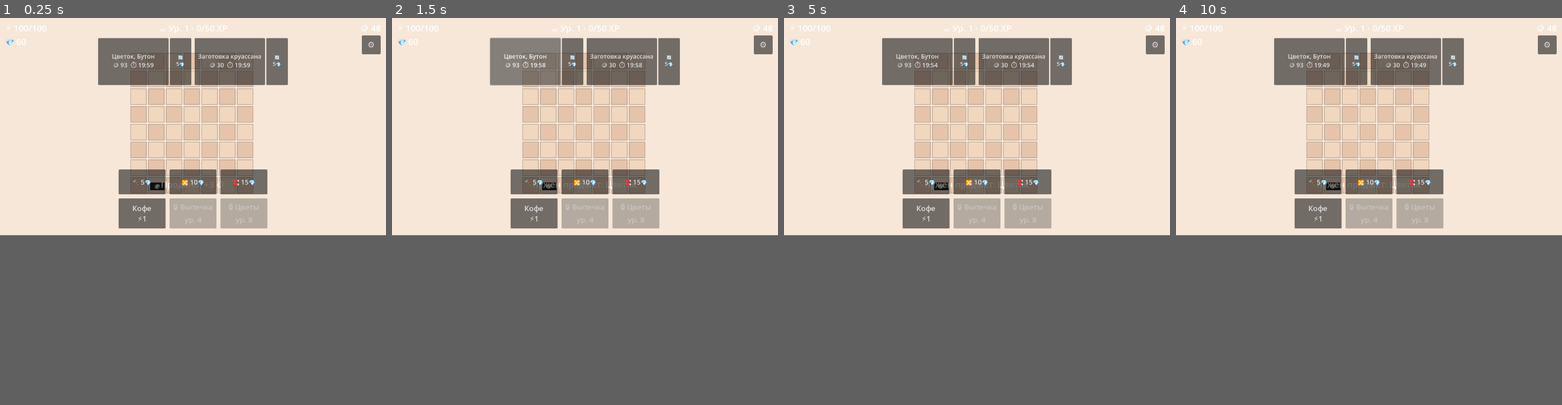
Above: before the commit, frames 1-4 (left to right).
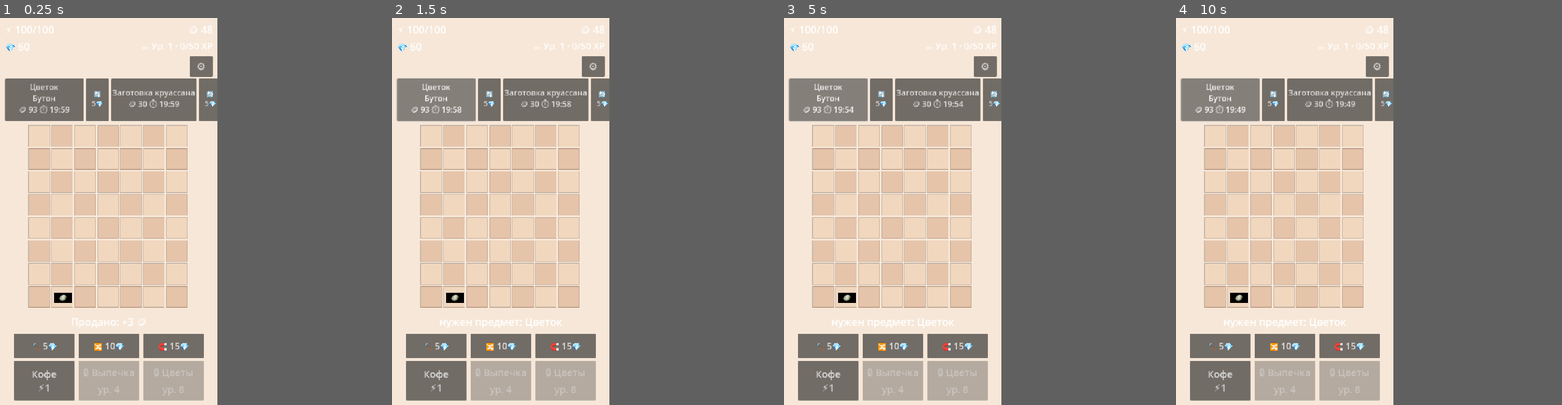
Above: after the commit, the same moments.

Repository: oshinono/my-best-godot-game
Game: Godot game, scene res://scenes/game.tscn
Same seed, same stepped clock (60 frames per second), same inputs: the game is played once before the commit and once after it.
Inputs (mouse positions are in pixels of both pictures, inside the frame that each line leads up to):
- Up to frame 1 (0.25 s): no input
- Up to frame 2 (1.5 s): click (527, 60) at 0.5 s, where only the run before the commit has a clickable "Цветок, Бутон 🪙 93 ⏱ 19:59"; click (527, 60) at 1.25 s, where only the run before the commit has a clickable "Цветок, Бутон 🪙 93 ⏱ 19:58"
- Up to frame 3 (5 s): click (919, 60) at 2 s, where only the run before the commit has a clickable "Цветок, Бутон 🪙 93 ⏱ 19:57"; click (861, 64) at 2.75 s, where only the run after the commit has a clickable "Цветок Бутон 🪙 93 ⏱ 19:57"; click (919, 60) at 3.5 s, where only the run before the commit has a clickable "Цветок, Бутон 🪙 93 ⏱ 19:56"; click (919, 60) at 4.25 s, where only the run before the commit has a clickable "Цветок, Бутон 🪙 93 ⏱ 19:55"
- Up to frame 4 (10 s): click (1311, 60) at 5 s, where only the run before the commit has a clickable "Цветок, Бутон 🪙 93 ⏱ 19:54"; click (1253, 64) at 5.75 s, where only the run after the commit has a clickable "Цветок Бутон 🪙 93 ⏱ 19:54"; click (1311, 60) at 6.5 s, where only the run before the commit has a clickable "Цветок, Бутон 🪙 93 ⏱ 19:53"; click (1311, 60) at 7.25 s, where only the run before the commit has a clickable "Цветок, Бутон 🪙 93 ⏱ 19:52"; click (1311, 60) at 8 s, where only the run before the commit has a clickable "Цветок, Бутон 🪙 93 ⏱ 19:51"; click (1253, 64) at 8.75 s, where only the run after the commit has a clickable "Цветок Бутон 🪙 93 ⏱ 19:51"; click (1311, 60) at 9.5 s, where only the run before the commit has a clickable "Цветок, Бутон 🪙 93 ⏱ 19:50"
In our replay, the window is 799x449 before the commit and 450x800 after it. These sizes can differ from the game's own. Grey fills any space a smaller window leaves; there, only what the larger window draws over its background counts as a difference.

The runs differ from the first frame. In frame 1, 41% of the frame differs, in the area x 1-99%, y 1-99%; in frame 2, 41%; in frame 3, 41%; in frame 4, 41%.

Commit message:
mvp 1 stageо

Diff:
--- a/project.godot
+++ b/project.godot
@@ -25,6 +25,16 @@
 Ads="*res://scripts/autoload/ads.gd"
 Iap="*res://scripts/autoload/iap.gd"
 
+[display]
+
+window/size/viewport_width=720
+window/size/viewport_height=1280
+window/size/window_width_override=540
+window/size/window_height_override=960
+window/stretch/mode="canvas_items"
+window/stretch/aspect="expand"
+window/handheld/orientation=1
+
 [rendering]
 
 renderer/rendering_method="gl_compatibility"
--- a/scripts/board.gd
+++ b/scripts/board.gd
@@ -16,6 +16,9 @@
 signal booster_target_picked(cell: int)
 
 const ITEM_SCENE_PATH := "res://scenes/item.tscn"
+## Безопасные зоны iPhone (вырез сверху, home-индикатор снизу) — через preload,
+## чтобы не зависеть от global_script_class_cache.
+const SAFE_AREA := preload("res://scripts/ui/safe_area.gd")
 
 @export var columns: int = 7
 @export var rows: int = 8
@@ -48,9 +51,16 @@
 
 func _recompute_layout() -> void:
 	var viewport := get_viewport_rect().size
-	var margin_x := 24.0
-	var top := viewport.y * 0.16
-	var bottom := viewport.y * 0.82
+	var safe := SAFE_AREA.insets()
+	# Портрет: верх — шапка + панель заказов, низ — бустеры + генераторы.
+	# Плюс безопасные зоны iPhone: вырез сверху, home-индикатор снизу.
+	var margin_x := viewport.x * 0.03 + maxf(safe.x, safe.z)
+	var top := viewport.y * 0.275 + safe.y
+	var bottom := viewport.y * 0.755 - safe.w
+	# Если вставки съели полосу — не даём полю схлопнуться.
+	if bottom - top < viewport.y * 0.25:
+		top = viewport.y * 0.25
+		bottom = viewport.y * 0.75
 
 	var by_width := (viewport.x - margin_x * 2.0) / float(columns)
 	var by_height := (bottom - top) / float(rows)
--- a/scripts/game.gd
+++ b/scripts/game.gd
@@ -16,6 +16,8 @@
 ## Попапы (энергия, настройки) — тоже preload, чтобы не зависеть от class cache.
 const ENERGY_POPUP := preload("res://scripts/ui/energy_popup.gd")
 const SETTINGS_POPUP := preload("res://scripts/ui/settings_popup.gd")
+## Безопасные зоны iPhone (вырез/home-индикатор) — см. scripts/ui/safe_area.gd.
+const SAFE_AREA := preload("res://scripts/ui/safe_area.gd")
 ## Самопроверка пишет результат в файл: stdout при headless-запуске через MCP
 ## перехватывается не всегда. Путь внутри .godot/ — он в .gitignore.
 const LOG_PATH := "user://selftest_result.txt"
@@ -29,6 +31,8 @@
 var _level_label: Label
 var _order_bar: HBoxContainer
 var _booster_bar: HBoxContainer
+## Корень HUD: обычный Control, держит безопасные зоны iPhone (offset_* = safe area).
+var _hud_root: Control
 var _generator_buttons: Dictionary = {}
 var _booster_buttons: Dictionary = {}
 ## Попапы: экран энергии (docs/GDD.md §6) и настройки тестового билда (§20).
@@ -51,7 +55,12 @@
 	_setup_hud()
 	_setup_orders()
 	_setup_popups()
+	var safe := SAFE_AREA.insets()
+	_apply_safe_area()
+	if not get_viewport().size_changed.is_connected(_on_viewport_resized):
+		get_viewport().size_changed.connect(_on_viewport_resized)
 	_log_step("ready: hud + orders ready")
+	_log_step("safe area: L%.0f T%.0f R%.0f B%.0f" % [safe.x, safe.y, safe.z, safe.w])
 	_log_step("art: предметов найдено %d/%d" % [ART.count_item_art(), _total_item_art()])
 	_run_selftest()
 	_restore()
@@ -74,6 +83,11 @@
 	Analytics.log_event("game_opened")
 	_ftue_step("opened")
 	_log_step("ready: done")
+
+
+## Поворот экрана / смена размера окна: безопасные зоны могли измениться.
+func _on_viewport_resized() -> void:
+	_apply_safe_area()
 
 
 ## Раз в секунду: таймеры энергии и бонуса заказов.
@@ -148,44 +162,65 @@
 func _refresh_orders() -> void:
 	if _order_bar == null or _orders == null:
 		return
+	var list: Array = _orders.orders()
+	if _order_bar.get_child_count() != list.size():
+		_rebuild_order_cards(maxi(1, list.size()))
+	for i in list.size():
+		if i >= _order_bar.get_child_count():
+			return
+		var card: Node = _order_bar.get_child(i)
+		var button := card.get_child(0) as Button
+		var reroll := card.get_child(1) as Button
+		if button != null:
+			button.text = _order_text(list[i], i)
+		if reroll != null:
+			reroll.disabled = _gems() < _reroll_cost()
+
+
+## Собрать карточки заказов под текущее число слотов (2–4).
+## Карточки пересобираются только при смене числа слотов: иначе тап терялся бы
+## (нажатие и отпускание попадали бы на разные Button).
+func _rebuild_order_cards(slots: int) -> void:
 	for child in _order_bar.get_children():
 		_order_bar.remove_child(child)
 		child.queue_free()
-	var index := 0
-	for order in _orders.orders():
+	var reroll_w := 76.0 if slots <= 2 else 60.0
+	var font := 26 if slots <= 2 else (22 if slots == 3 else 18)
+	var total := get_viewport_rect().size.x - 32.0
+	var card_w := maxf(120.0, floor((total - float(slots) * (reroll_w + 8.0)) / float(slots)))
+	for index in slots:
 		var card := HBoxContainer.new()
-		card.add_theme_constant_override("separation", 4)
+		card.mouse_filter = Control.MOUSE_FILTER_IGNORE
+		card.add_theme_constant_override("separation", 8)
 
 		var button := Button.new()
-		button.text = _order_text(order, index)
-		button.custom_minimum_size = Vector2(210, 84)
-		button.add_theme_font_size_override("font_size", 18)
+		button.custom_minimum_size = Vector2(card_w, 130.0)
+		button.add_theme_font_size_override("font_size", font)
 		button.pressed.connect(_on_order_pressed.bind(index))
 		card.add_child(button)
 
 		var reroll := Button.new()
-		var cost := _reroll_cost()
-		reroll.text = "🔄\n%d💎" % cost
-		reroll.custom_minimum_size = Vector2(64, 84)
-		reroll.add_theme_font_size_override("font_size", 16)
-		reroll.disabled = _gems() < cost
+		reroll.text = "🔄\n%d💎" % _reroll_cost()
+		reroll.custom_minimum_size = Vector2(reroll_w, 130.0)
+		reroll.add_theme_font_size_override("font_size", 24)
+		reroll.disabled = _gems() < _reroll_cost()
 		reroll.pressed.connect(_on_order_reroll.bind(index))
 		card.add_child(reroll)
 
 		_order_bar.add_child(card)
-		index += 1
 
 
 func _order_text(order: Dictionary, index: int) -> String:
-	var parts := PackedStringArray()
+	var lines := PackedStringArray()
 	for req in order.get("items", []):
-		parts.append(Chains.item_name(StringName(req.get("chain", "")), int(req.get("level", 1))))
+		lines.append(Chains.item_name(StringName(req.get("chain", "")), int(req.get("level", 1))))
 	var reward := _orders.reward_for(order)
 	var tail := "🪙 %d" % int(reward.get("coins", 0))
 	var left := _orders.bonus_seconds_left(index)
 	if left > 0:
-		tail += "  ⏱ %d:%02d" % [floori(float(left) / 60.0), left % 60]
-	return "%s\n%s" % [", ".join(parts), tail]
+		tail += " ⏱ %d:%02d" % [floori(float(left) / 60.0), left % 60]
+	lines.append(tail)
+	return "\n".join(lines)
 
 
 func _reroll_cost() -> int:
@@ -197,11 +232,20 @@
 	layer.layer = 1
 	add_child(layer)
 
-	_energy_label = _make_label(layer, Vector2(0.0, 0.0), Vector2(16, 12), Vector2(360, 40), HORIZONTAL_ALIGNMENT_LEFT)
-	_gems_label = _make_label(layer, Vector2(0.0, 0.0), Vector2(16, 52), Vector2(360, 40), HORIZONTAL_ALIGNMENT_LEFT)
-	_coins_label = _make_label(layer, Vector2(1.0, 0.0), Vector2(-376, 12), Vector2(360, 40), HORIZONTAL_ALIGNMENT_RIGHT)
-	_level_label = _make_label(layer, Vector2(0.5, 0.0), Vector2(-180, 12), Vector2(360, 40), HORIZONTAL_ALIGNMENT_CENTER)
-	_status_label = _make_label(layer, Vector2(0.5, 1.0), Vector2(-220, -170), Vector2(440, 40), HORIZONTAL_ALIGNMENT_CENTER)
+	# Корень HUD: Control с якорями FULL_RECT, его offset_* = безопасные зоны
+	# (вырез сверху, home-индикатор снизу) — см. _apply_safe_area().
+	_hud_root = Control.new()
+	_hud_root.mouse_filter = Control.MOUSE_FILTER_IGNORE
+	_hud_root.set_anchors_preset(Control.PRESET_FULL_RECT)
+	layer.add_child(_hud_root)
+
+	# Портретная шапка: строка 1 — энергия + монеты, строка 2 — гемы + уровень.
+	_energy_label = _make_label(_hud_root, Vector2(0.0, 0.0), Vector2(16, 14), Vector2(340, 46), HORIZONTAL_ALIGNMENT_LEFT)
+	_gems_label = _make_label(_hud_root, Vector2(0.0, 0.0), Vector2(16, 70), Vector2(340, 46), HORIZONTAL_ALIGNMENT_LEFT)
+	_coins_label = _make_label(_hud_root, Vector2(1.0, 0.0), Vector2(-356, 14), Vector2(340, 46), HORIZONTAL_ALIGNMENT_RIGHT)
+	_level_label = _make_label(_hud_root, Vector2(1.0, 0.0), Vector2(-396, 70), Vector2(380, 46), HORIZONTAL_ALIGNMENT_RIGHT, 30)
+	_status_label = _make_label(_hud_root, Vector2(0.5, 1.0), Vector2(-330, -300), Vector2(660, 60), HORIZONTAL_ALIGNMENT_CENTER, 34)
+	_status_label.autowrap_mode = TextServer.AUTOWRAP_WORD_SMART
 
 	_order_bar = HBoxContainer.new()
 	_order_bar.mouse_filter = Control.MOUSE_FILTER_IGNORE
@@ -209,24 +253,24 @@
 	_order_bar.set_anchors_preset(Control.PRESET_TOP_WIDE)
 	_order_bar.offset_left = 16.0
 	_order_bar.offset_right = -16.0
-	_order_bar.offset_top = 60.0
-	_order_bar.offset_bottom = 200.0
-	_order_bar.add_theme_constant_override("separation", 10)
-	layer.add_child(_order_bar)
+	_order_bar.offset_top = 200.0
+	_order_bar.offset_bottom = 340.0
+	_order_bar.add_theme_constant_override("separation", 8)
+	_hud_root.add_child(_order_bar)
 
 	_booster_bar = HBoxContainer.new()
 	_booster_bar.mouse_filter = Control.MOUSE_FILTER_IGNORE
 	_booster_bar.alignment = BoxContainer.ALIGNMENT_CENTER
 	_booster_bar.set_anchors_preset(Control.PRESET_BOTTOM_WIDE)
-	_booster_bar.offset_top = -196.0
-	_booster_bar.offset_bottom = -122.0
-	_booster_bar.add_theme_constant_override("separation", 12)
-	layer.add_child(_booster_bar)
+	_booster_bar.offset_top = -236.0
+	_booster_bar.offset_bottom = -156.0
+	_booster_bar.add_theme_constant_override("separation", 14)
+	_hud_root.add_child(_booster_bar)
 
 	for kind in ["hammer", "shuffle", "magnet"]:
 		var booster := Button.new()
-		booster.custom_minimum_size = Vector2(140, 62)
-		booster.add_theme_font_size_override("font_size", 20)
+		booster.custom_minimum_size = Vector2(200, 80)
+		booster.add_theme_font_size_override("font_size", 30)
 		booster.pressed.connect(_on_booster_pressed.bind(kind))
 		_booster_bar.add_child(booster)
 		_booster_buttons[kind] = booster
@@ -235,16 +279,16 @@
 	bar.mouse_filter = Control.MOUSE_FILTER_IGNORE
 	bar.alignment = BoxContainer.ALIGNMENT_CENTER
 	bar.set_anchors_preset(Control.PRESET_BOTTOM_WIDE)
-	bar.offset_top = -110.0
-	bar.offset_bottom = -20.0
-	bar.add_theme_constant_override("separation", 12)
-	layer.add_child(bar)
+	bar.offset_top = -146.0
+	bar.offset_bottom = -16.0
+	bar.add_theme_constant_override("separation", 14)
+	_hud_root.add_child(bar)
 
 	for chain in Chains.all_chains():
 		var button := Button.new()
 		button.text = "%s\n⚡%d" % [Chains.title(chain), _generator_cost()]
-		button.custom_minimum_size = Vector2(140, 80)
-		button.add_theme_font_size_override("font_size", 22)
+		button.custom_minimum_size = Vector2(200, 130)
+		button.add_theme_font_size_override("font_size", 32)
 		button.pressed.connect(_on_generator_pressed.bind(chain))
 		bar.add_child(button)
 		_generator_buttons[chain] = button
@@ -257,13 +301,19 @@
 	gear.anchor_right = 1.0
 	gear.anchor_top = 0.0
 	gear.anchor_bottom = 0.0
-	gear.offset_left = -72.0
+	gear.offset_left = -92.0
 	gear.offset_right = -16.0
-	gear.offset_top = 52.0
-	gear.offset_bottom = 108.0
-	gear.add_theme_font_size_override("font_size", 24)
+	gear.offset_top = 126.0
+	gear.offset_bottom = 194.0
+	gear.add_theme_font_size_override("font_size", 34)
 	gear.pressed.connect(_on_settings_pressed)
-	layer.add_child(gear)
+	_hud_root.add_child(gear)
+
+
+## Отступы HUD под вырез/home-индикатор iPhone.
+## Полю вставки нужны отдельно — см. Board._recompute_layout().
+func _apply_safe_area() -> void:
+	SAFE_AREA.apply_offsets(_hud_root)
 
 
 ## Попапы: экран энергии и настройки тестового билда.
@@ -280,7 +330,14 @@
 	_settings_popup.reset_requested.connect(_on_reset_progress)
 
 
-func _make_label(parent: Node, anchor: Vector2, offset: Vector2, size: Vector2, align: HorizontalAlignment) -> Label:
+func _make_label(
+	parent: Node,
+	anchor: Vector2,
+	offset: Vector2,
+	size: Vector2,
+	align: HorizontalAlignment,
+	font_size: int = 34
+) -> Label:
 	var label := Label.new()
 	label.mouse_filter = Control.MOUSE_FILTER_IGNORE
 	label.horizontal_alignment = align
@@ -292,7 +349,7 @@
 	label.offset_top = offset.y
 	label.offset_right = offset.x + size.x
 	label.offset_bottom = offset.y + size.y
-	label.add_theme_font_size_override("font_size", 26)
+	label.add_theme_font_size_override("font_size", font_size)
 	parent.add_child(label)
 	return label
 
--- a/scripts/ui/energy_popup.gd
+++ b/scripts/ui/energy_popup.gd
@@ -3,8 +3,9 @@
 ## Экран «энергия закончилась» (docs/GDD.md §6, §9): таймер до следующей
 ## единицы + rewarded-кнопка (лимит в сутки — из Config) + закрыть.
 ##
-## Строится кодом, сцена не нужна. Рек ламу дёргает не этот экран, а game.gd:
+## Строится кодом, сцена не нужна. Рекламу дёргает не этот экран, а game.gd:
 ## он слушает signal rewarded_requested и зовёт Ads.show_rewarded.
+## Размеры рассчитаны на портретный viewport 720x1280.
 
 signal rewarded_requested
 signal closed
@@ -31,22 +32,22 @@
 	panel.anchor_right = 0.5
 	panel.anchor_top = 0.5
 	panel.anchor_bottom = 0.5
-	panel.offset_left = -310.0
-	panel.offset_right = 310.0
-	panel.offset_top = -210.0
-	panel.offset_bottom = 210.0
+	panel.offset_left = -340.0
+	panel.offset_right = 340.0
+	panel.offset_top = -300.0
+	panel.offset_bottom = 300.0
 	panel.mouse_filter = Control.MOUSE_FILTER_STOP
 	add_child(panel)
 
-	_title = _label(panel, "⚡ Энергия закончилась", -170, 28)
-	_timer_label = _label(panel, "", -110, 24)
-	_hint = _label(panel, "", -60, 18)
+	_title = _label(panel, "⚡ Энергия закончилась", -250, 44)
+	_timer_label = _label(panel, "", -170, 36)
+	_hint = _label(panel, "", -90, 26)
 	_hint.autowrap_mode = TextServer.AUTOWRAP_WORD_SMART
 
-	_reward_button = _button(panel, "⚡ +15 за рекламу", 30)
+	_reward_button = _button(panel, "⚡ +15 за рекламу", 50)
 	_reward_button.pressed.connect(func() -> void: rewarded_requested.emit())
 
-	var close_button := _button(panel, "Закрыть", 110)
+	var close_button := _button(panel, "Закрыть", 170)
 	close_button.pressed.connect(close)
 
 	var ticker := Timer.new()
@@ -108,7 +109,7 @@
 	label.offset_left = 24.0
 	label.offset_right = -24.0
 	label.offset_top = top
-	label.offset_bottom = top + 48.0
+	label.offset_bottom = top + 80.0
 	label.add_theme_font_size_override("font_size", font_size)
 	parent.add_child(label)
 	return label
@@ -121,10 +122,10 @@
 	button.anchor_right = 0.5
 	button.anchor_top = 0.5
 	button.anchor_bottom = 0.5
-	button.offset_left = -240.0
-	button.offset_right = 240.0
+	button.offset_left = -290.0
+	button.offset_right = 290.0
 	button.offset_top = top
-	button.offset_bottom = top + 62.0
-	button.add_theme_font_size_override("font_size", 22)
+	button.offset_bottom = top + 96.0
+	button.add_theme_font_size_override("font_size", 34)
 	parent.add_child(button)
 	return button
--- /dev/null
+++ b/scripts/ui/safe_area.gd
@@ -0,0 +1,71 @@
+extends RefCounted
+
+## Безопасные зоны экрана (адаптация под iPhone: вырез/чёлка сверху,
+## home-индикатор снизу, скруглённые углы по бокам).
+##
+## DisplayServer отдаёт зону в ФИЗИЧЕСКИХ пикселях экрана, а игра считает
+## координаты в логических единицах viewport (stretch canvas_items + expand).
+## Поэтому вставки делим на масштаб окна. На десктопе и Android вставки нулевые.
+##
+## Использование:
+##   SAFE_AREA.apply_offsets(_hud_root)      # HUD (Control с FULL_RECT)
+##   var i := SAFE_AREA.insets()             # ручная раскладка (поле, попапы)
+
+const BASE_WIDTH_KEY := "display/window/size/viewport_width"
+const BASE_HEIGHT_KEY := "display/window/size/viewport_height"
+
+
+## Вставки в логических единицах: (left, top, right, bottom). Всё ≥ 0.
+## Корень HUD — обычный Control с якорями FULL_RECT: подставляем вставки в его
+## offset_* (Container для этого не годится — он растянул бы детей на всю панель).
+static func insets() -> Vector4:
+	if not is_mobile():
+		return Vector4.ZERO
+	var window := Vector2(DisplayServer.window_get_size())
+	if window.x <= 0.0 or window.y <= 0.0:
+		return Vector4.ZERO
+	var area_rect := DisplayServer.get_display_safe_area()
+	var area := Rect2(Vector2(area_rect.position), Vector2(area_rect.size))
+	if area.size.x <= 0.0 or area.size.y <= 0.0:
+		return Vector4.ZERO
+	# Зона больше окна — значит окно не на весь экран (или данные не про мобильный).
+	# В этом случае ориентируемся на весь экран, а не на «обрезки».
+	if area.size.x > window.x + 1.0 or area.size.y > window.y + 1.0:
+		return Vector4.ZERO
+
+	var scale := _scale(window)
+	if scale <= 0.0:
+		return Vector4.ZERO
+	var left := maxf(0.0, area.position.x / scale)
+	var top := maxf(0.0, area.position.y / scale)
+	var right := maxf(0.0, (window.x - area.position.x - area.size.x) / scale)
+	var bottom := maxf(0.0, (window.y - area.position.y - area.size.y) / scale)
+	return Vector4(left, top, right, bottom)
+
+
+## Применить вставки к Control с якорями FULL_RECT (корень HUD):
+## сдвигает его края внутрь, дети наследуют сдвиг через свои якоря.
+static func apply_offsets(control: Control) -> void:
+	if control == null:
+		return
+	var i := insets()
+	control.offset_left = i.x
+	control.offset_top = i.y
+	control.offset_right = -i.z
+	control.offset_bottom = -i.w
+
+
+static func is_mobile() -> bool:
+	var name := OS.get_name()
+	return name == "iOS" or name == "Android"
+
+
+## Масштаб stretch canvas_items + expand: min(окно / базовый размер).
+static func _scale(window: Vector2) -> float:
+	var base := Vector2(
+		float(ProjectSettings.get_setting(BASE_WIDTH_KEY, 720)),
+		float(ProjectSettings.get_setting(BASE_HEIGHT_KEY, 1280))
+	)
+	if base.x <= 0.0 or base.y <= 0.0:
+		return 0.0
+	return minf(window.x / base.x, window.y / base.y)
--- a/scripts/ui/settings_popup.gd
+++ b/scripts/ui/settings_popup.gd
@@ -4,6 +4,7 @@
 ## тупиков и «сбросить прогресс» (чистый save для плейтеста).
 ##
 ## Строится кодом. Логику делают обработчики в game.gd.
+## Размеры рассчитаны на портретный viewport 720x1280.
 
 signal sell_all_requested
 signal reset_requested
@@ -28,22 +29,22 @@
 	panel.anchor_right = 0.5
 	panel.anchor_top = 0.5
 	panel.anchor_bottom = 0.5
-	panel.offset_left = -300.0
-	panel.offset_right = 300.0
-	panel.offset_top = -190.0
-	panel.offset_bottom = 190.0
+	panel.offset_left = -340.0
+	panel.offset_right = 340.0
+	panel.offset_top = -300.0
+	panel.offset_bottom = 300.0
 	panel.mouse_filter = Control.MOUSE_FILTER_STOP
 	add_child(panel)
 
-	_title(panel, "⚙ Настройки прототипа", -150)
+	_title(panel, "⚙ Настройки прототипа", -260)
 
-	var sell := _button(panel, "🪙 Продать всё поле", -70)
+	var sell := _button(panel, "🪙 Продать всё поле", -130)
 	sell.pressed.connect(func() -> void: sell_all_requested.emit())
 
-	var reset := _button(panel, "♻ Сбросить прогресс", 10)
+	var reset := _button(panel, "♻ Сбросить прогресс", -10)
 	reset.pressed.connect(func() -> void: reset_requested.emit())
 
-	var close_button := _button(panel, "Закрыть", 90)
+	var close_button := _button(panel, "Закрыть", 110)
 	close_button.pressed.connect(close)
 
 	_hint = Label.new()
@@ -57,9 +58,9 @@
 	_hint.anchor_bottom = 0.5
 	_hint.offset_left = 24.0
 	_hint.offset_right = -24.0
-	_hint.offset_top = 155.0
-	_hint.offset_bottom = 195.0
-	_hint.add_theme_font_size_override("font_size", 16)
+	_hint.offset_top = 230.0
+	_hint.offset_bottom = 290.0
+	_hint.add_theme_font_size_override("font_size", 24)
 	panel.add_child(_hint)
 
 
@@ -84,8 +85,8 @@
 	label.offset_left = 24.0
 	label.offset_right = -24.0
 	label.offset_top = top
-	label.offset_bottom = top + 48.0
-	label.add_theme_font_size_override("font_size", 26)
+	label.offset_bottom = top + 80.0
+	label.add_theme_font_size_override("font_size", 42)
 	parent.add_child(label)
 
 
@@ -96,10 +97,10 @@
 	button.anchor_right = 0.5
 	button.anchor_top = 0.5
 	button.anchor_bottom = 0.5
-	button.offset_left = -230.0
-	button.offset_right = 230.0
+	button.offset_left = -290.0
+	button.offset_right = 290.0
 	button.offset_top = top
-	button.offset_bottom = top + 58.0
-	button.add_theme_font_size_override("font_size", 22)
+	button.offset_bottom = top + 96.0
+	button.add_theme_font_size_override("font_size", 34)
 	parent.add_child(button)
 	return button
Not shown, added: scripts/autoload/progress.gd.uid
Not shown, added: scripts/ui/safe_area.gd.uid
